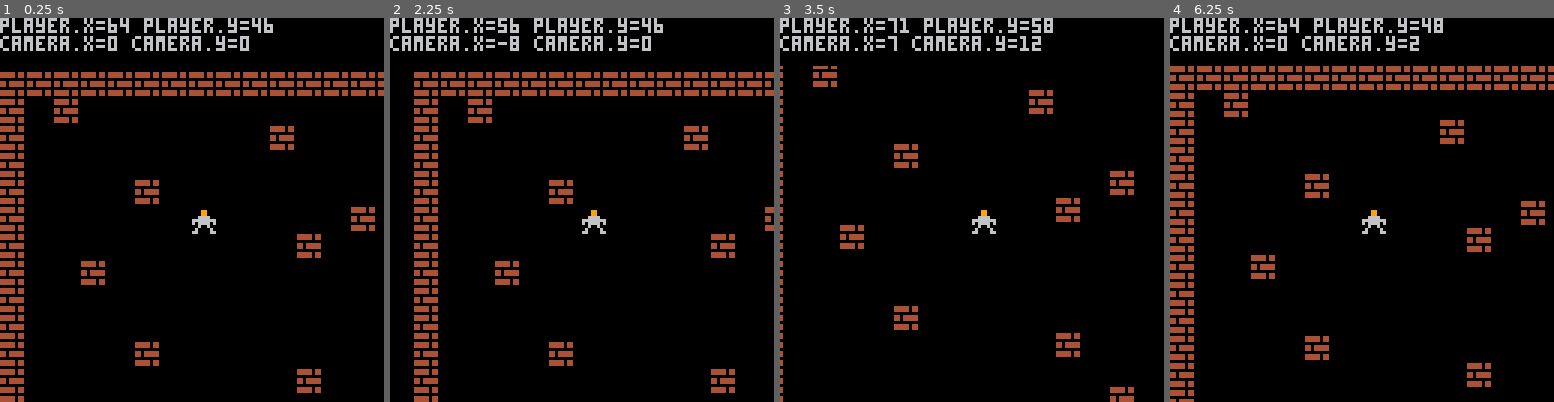
Above: before the commit, frames 1-4 (left to right).
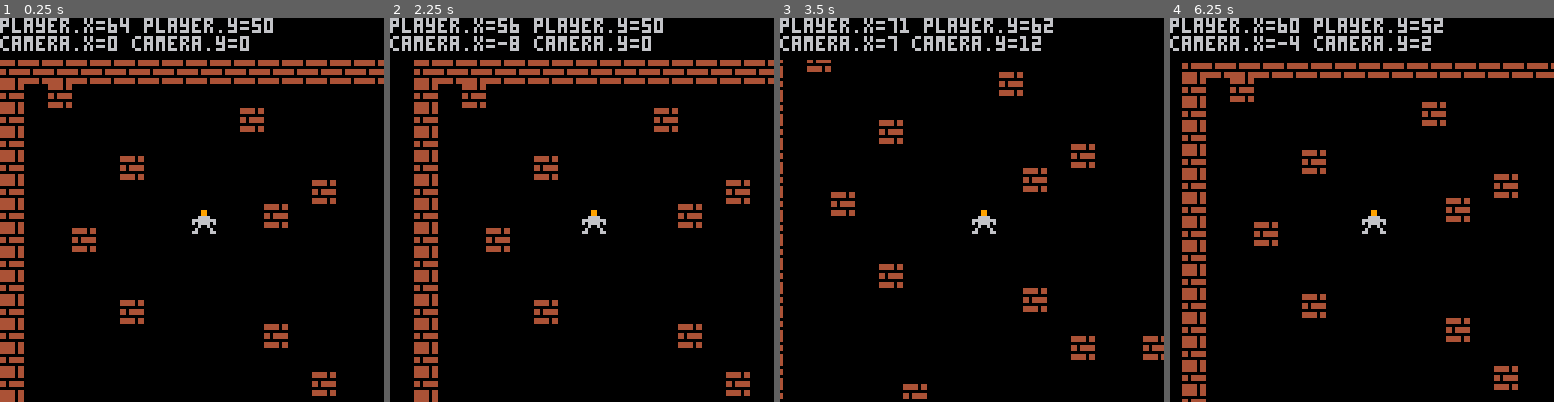
Above: after the commit, the same moments.

Repository: HNE74/pico8
Game: PICO-8 cartridge mapcam/mapcam.p8
Two runs of this game, one before a commit and one after it. Both use one fixed random seed, a clock stepped at 60 frames per second and the inputs below.
Inputs:
- Up to frame 1 (0.25 s): no input
- Up to frame 2 (2.25 s): hold Left from 1.97 s (still down)
- Up to frame 3 (3.5 s): release Left at 2.37 s; hold Down 2.42-2.82 s; hold Right from 2.87 s (still down)
- Up to frame 4 (6.25 s): release Right at 3.53 s; hold Up 3.58-4.08 s; hold Right 4.13-4.53 s; hold Down 4.58-5.08 s; hold Left 5.13-5.8 s; hold Up 5.85-6.18 s; hold Left from 6.23 s (still down)

The runs differ from the first frame. In frame 1, 12% of the frame differs, in the area x 0-100%, y 0-99%; in frame 2, 11%; in frame 3, 4.9%; in frame 4, 13%, in the area x 0-100%, y 0-100%.

Commit message:
Tile size adjusted

Diff:
--- a/mapcam/mapcam.p8
+++ b/mapcam/mapcam.p8
@@ -23,14 +23,14 @@
 world[19]={1,0,0,0,0,0,0,0,0,0,0,0,0,0,0,0,0,0,0,0,1 }
 world[20]={1,1,1,1,1,1,1,1,1,1,1,1,1,1,1,1,1,1,1,1,1 }
 world.xcamoffset=0
-world.ycamoffset=18
+world.ycamoffset=14
 world.xcam=0
 world.ycam=0
 world.tiles={}
 
 player={}
-player.w=9
-player.h=9
+player.w=8
+player.h=8
 player.xp=128/2-world.xcamoffset
 player.yp=128/2-world.ycamoffset
 
@@ -58,7 +58,7 @@
 end
 
 function draw_world()
-  clip(0,16,128,140)
+  clip(0,world.ycamoffset,128,140)
   camera(world.xcam-world.xcamoffset,world.ycam-world.ycamoffset)
   for t in all(world.tiles) do
     if t.value==1 then
@@ -71,11 +71,11 @@
   for y=1,#world do
     for x=1,#world[y] do
       if world[y][x]==1 then
-        xt=((x-1)*9)
-        yt=((y-1)*9)
+        xt=((x-1)*8)
+        yt=((y-1)*8)
       	 tile={}
-      	 tile.h=9
-      	 tile.w=9
+      	 tile.h=8
+      	 tile.w=8
       	 tile.sprite=0
         tile.xp=xt;tile.yp=yt
         tile.value=world[y][x]
